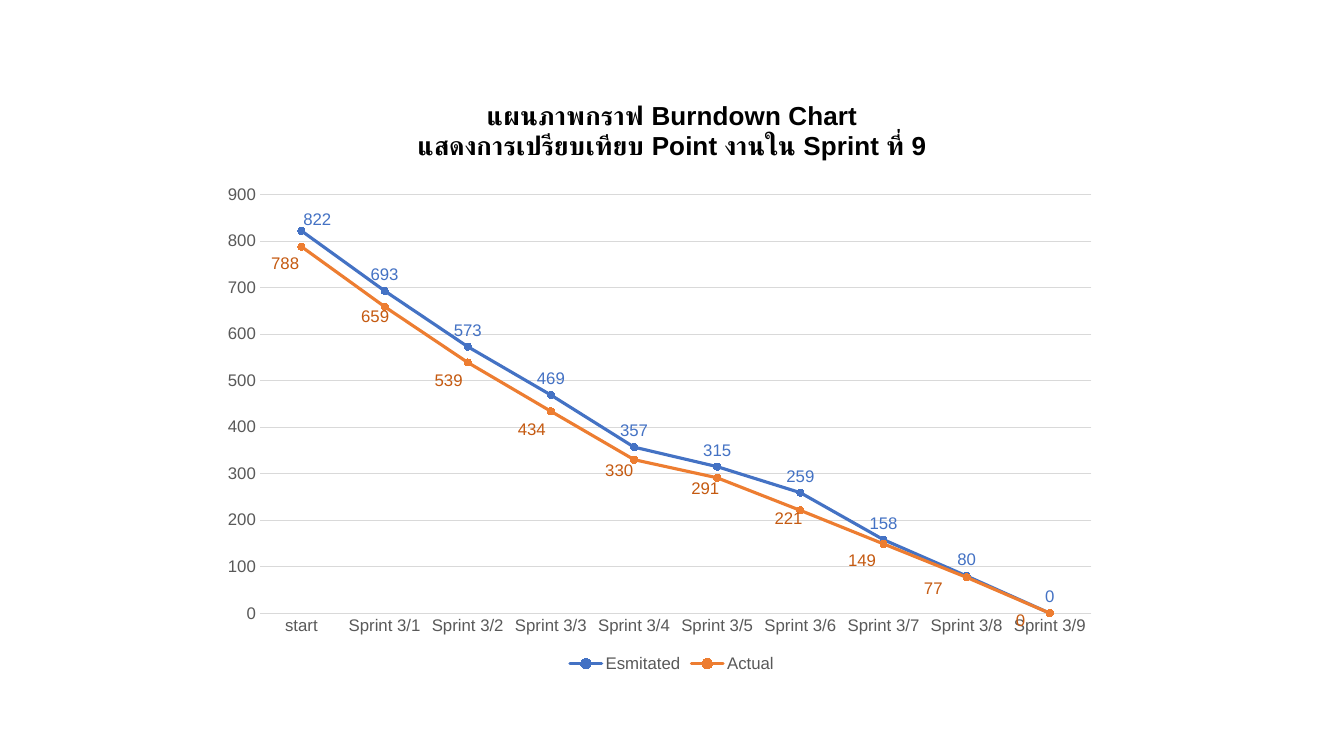
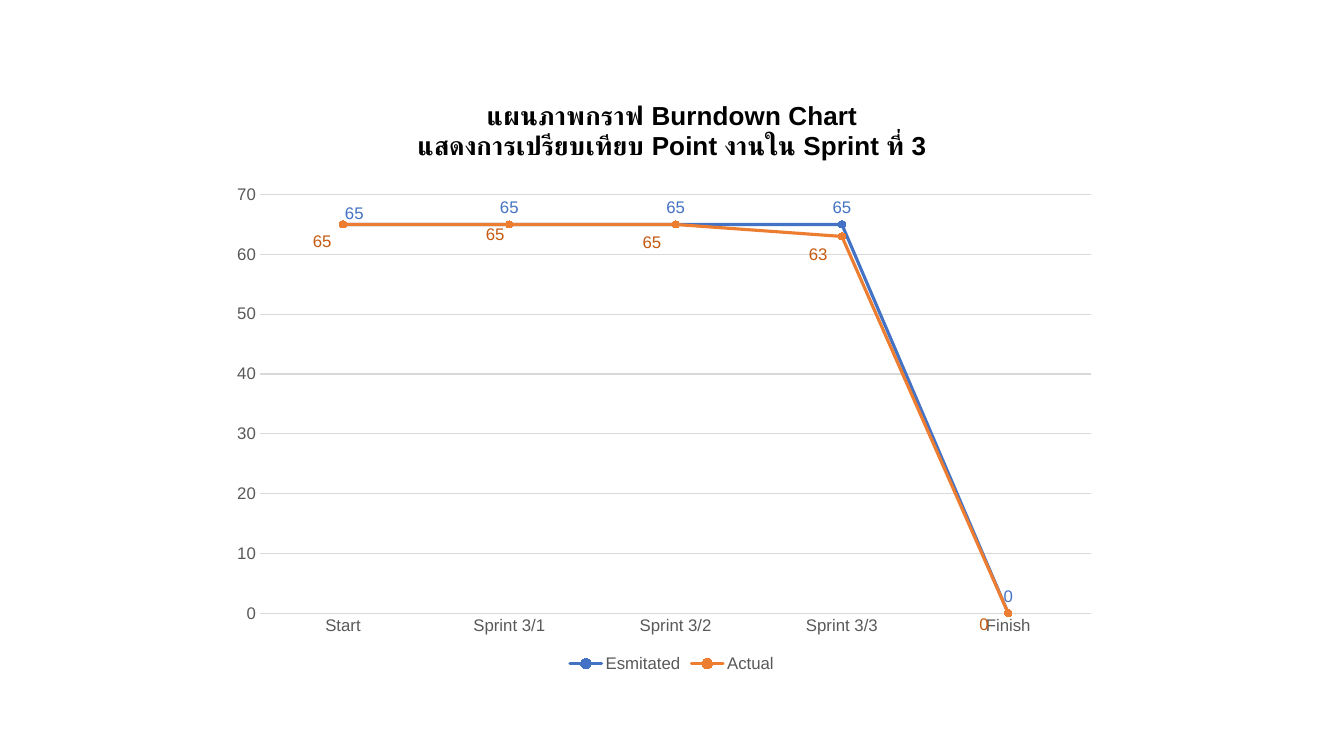
Before and after one commit to wirat0155/team4, a slide deck: slide 1 of Burndown & Velocity/Cycle 4/V4.3.1 [2022-02-19] Burndown Velocity Sprint 4-3.pptx. Drawn at 1344x756 pixels with LibreOffice and Linux fonts; fonts in the diff are those of the drawing. Boxes give left, top, right and bottom in pixels: in the first picture for what was removed or moved away, otherwise in the second. Text is boxed around its words. In the diff, an @@ line names an element or a change of style, - is before the commit and + after.

Commit message:
burndown

```diff
--- a/Burndown & Velocity/Cycle 4/V4.3.1 [2022-02-19] Burndown Velocity Sprint 4-3.pptx
+++ b/Burndown & Velocity/Cycle 4/V4.3.1 [2022-02-19] Burndown Velocity Sprint 4-3.pptx
@@ line chart at [224,80,1120,678] @@
@@ title "แผนภาพกราฟ Burndown Chart แสดงการเปรียบเทียบ Point งานใน Sprint ที่ 9 " to "แผนภาพกราฟ Burndown Chart แสดงการเปรียบเทียบ Point งานใน Sprint ที่ 3 " @@
-categories: start, Sprint 3/1, Sprint 3/2, Sprint 3/3, Sprint 3/4, Sprint 3/5, Sprint 3/6, Sprint 3/7, Sprint 3/8, Sprint 3/9
+categories: Start, Sprint 3/1, Sprint 3/2, Sprint 3/3, Finish
-Esmitated: 822, 693, 573, 469, 357, 315, 259, 158, 80, 0
+Esmitated: 65, 65, 65, 65, 0
@@ data labels of Esmitated changed @@
-Actual: 788, 659, 539, 434, 330, 291, 221, 149, 77, 0
+Actual: 65, 65, 65, 63, 0
@@ data labels of Actual changed @@
```
Also in this commit, not shown: 1 other slide changed, 1 other file.
